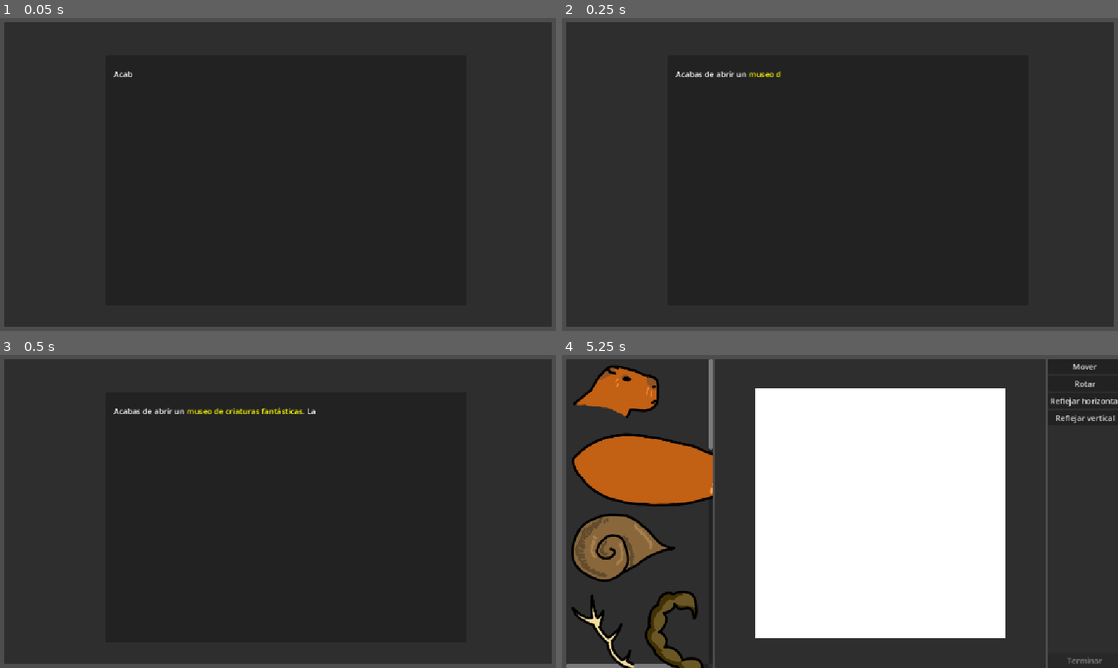
Above: before the commit, frames 1-4 (two rows, left to right).
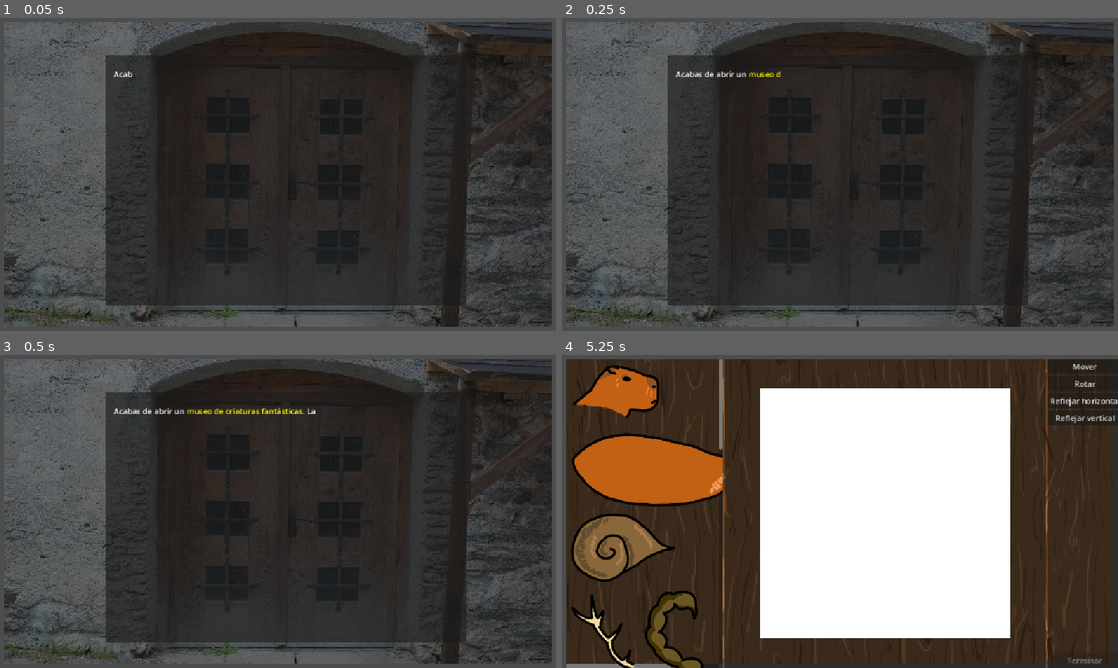
Above: after the commit, the same moments.

Repository: Clovisindo/museo-magico-jam-2
Game: Godot game, scene res://src/intro_level/intro_level.tscn
Two runs of this game, one before a commit and one after it. Both use one fixed random seed, a clock stepped at 60 frames per second and the inputs below.
Inputs (mouse positions are in pixels of both pictures, inside the frame that each line leads up to):
- Up to frame 1 (0.05 s): no input
- Up to frame 2 (0.25 s): no input
- Up to frame 3 (0.5 s): no input
- Up to frame 4 (5.25 s): tap Enter at 0.5 s; move the mouse to (962, 495) at 0.52 s; click (962, 495) at 0.67 s; tap Space at 0.77, 3.77 s; drag from (728, 527) to (812, 574) at 1.27 s; move the mouse to (895, 442) at 2.02 s; click (895, 442) at 2.17 s; drag from (812, 574) to (673, 464) at 2.77 s; move the mouse to (1006, 558) at 3.52 s; click (1006, 558) at 3.67 s; click (851, 514) at 4.27 s; type "12" at 4.35 s; click "Continuar" at 5 s

The runs differ from the first frame. In frame 1, 24% of the frame differs, in the area x 0-100%, y 1-99%; in frame 2, 24%; in frame 3, 24%; in frame 4, 9.1%.

Commit message:
Imagenes de fondo
Añadimos imagenes de fondo a todas las escenas

Diff:
--- a/src/canvas.tscn
+++ b/src/canvas.tscn
@@ -1,6 +1,7 @@
 [gd_scene format=3 uid="uid://bn85754h3pykj"]
 
 [ext_resource type="Script" uid="uid://civy54bghwpx" path="res://src/canvas.gd" id="1_m4lpw"]
+[ext_resource type="Texture2D" uid="uid://2n2xc4nrot5g" path="res://assets/background/Holz Clean.jpg" id="2_ckee0"]
 
 [node name="Canvas" type="Node2D" unique_id=979251437]
 script = ExtResource("1_m4lpw")
@@ -18,6 +19,11 @@
 theme_override_constants/margin_right = 8
 theme_override_constants/margin_bottom = 8
 
+[node name="Background" type="TextureRect" parent="CanvasLayer/MarginContainer" unique_id=1443950493]
+layout_mode = 2
+texture = ExtResource("2_ckee0")
+expand_mode = 1
+
 [node name="Main" type="Control" parent="CanvasLayer/MarginContainer" unique_id=1265952291]
 unique_name_in_owner = true
 layout_mode = 2
@@ -32,7 +38,7 @@
 layout_mode = 2
 
 [node name="ScrollContainer" type="ScrollContainer" parent="CanvasLayer/MarginContainer/Main/HBoxContainer/CatalogPanel" unique_id=1290338694]
-custom_minimum_size = Vector2(300, 0)
+custom_minimum_size = Vector2(320, 0)
 layout_mode = 2
 follow_focus = true
 
--- a/src/intro_level/intro_level.tscn
+++ b/src/intro_level/intro_level.tscn
@@ -1,6 +1,7 @@
 [gd_scene format=3 uid="uid://bi3yfo1lvp7p3"]
 
 [ext_resource type="Script" uid="uid://cyb7hshxt77ge" path="res://src/intro_level/intro_level.gd" id="1_4dggc"]
+[ext_resource type="Texture2D" uid="uid://fdfffbuv4fph" path="res://assets/background/OpenfootageNET_Textures_MedievalDoors_0002.jpg" id="2_owqwf"]
 
 [node name="IntroLevel" type="Node2D" unique_id=1888722561]
 script = ExtResource("1_4dggc")
@@ -17,6 +18,11 @@
 theme_override_constants/margin_top = 8
 theme_override_constants/margin_right = 8
 theme_override_constants/margin_bottom = 8
+
+[node name="background" type="TextureRect" parent="CanvasLayer/MarginContainer" unique_id=466709764]
+layout_mode = 2
+texture = ExtResource("2_owqwf")
+expand_mode = 1
 
 [node name="BackPanel" type="Panel" parent="CanvasLayer/MarginContainer" unique_id=2060620492]
 layout_mode = 2
--- a/src/scores/score_screen.tscn
+++ b/src/scores/score_screen.tscn
@@ -2,6 +2,7 @@
 
 [ext_resource type="Script" uid="uid://d2kk57m6hpqn6" path="res://src/scores/score_screen.gd" id="1_hfj2x"]
 [ext_resource type="PackedScene" uid="uid://dmsb3l7d3otpw" path="res://src/scores/slot.tscn" id="1_qrma4"]
+[ext_resource type="Texture2D" uid="uid://2n2xc4nrot5g" path="res://assets/background/Holz Clean.jpg" id="2_g6pt5"]
 
 [node name="ScoreScreen" type="Control" unique_id=221272679]
 layout_mode = 3
@@ -13,9 +14,14 @@
 script = ExtResource("1_hfj2x")
 
 [node name="Background" type="TextureRect" parent="." unique_id=348029009]
-layout_mode = 0
-offset_right = 40.0
-offset_bottom = 40.0
+layout_mode = 1
+anchors_preset = 15
+anchor_right = 1.0
+anchor_bottom = 1.0
+grow_horizontal = 2
+grow_vertical = 2
+texture = ExtResource("2_g6pt5")
+expand_mode = 1
 
 [node name="Main" type="MarginContainer" parent="." unique_id=1642292092]
 unique_name_in_owner = true
Binary file added: assets/background/OpenfootageNET_Textures_MedievalDoors_0002.jpg
Not shown, added: assets/background/OpenfootageNET_Textures_MedievalDoors_0002.jpg.import
